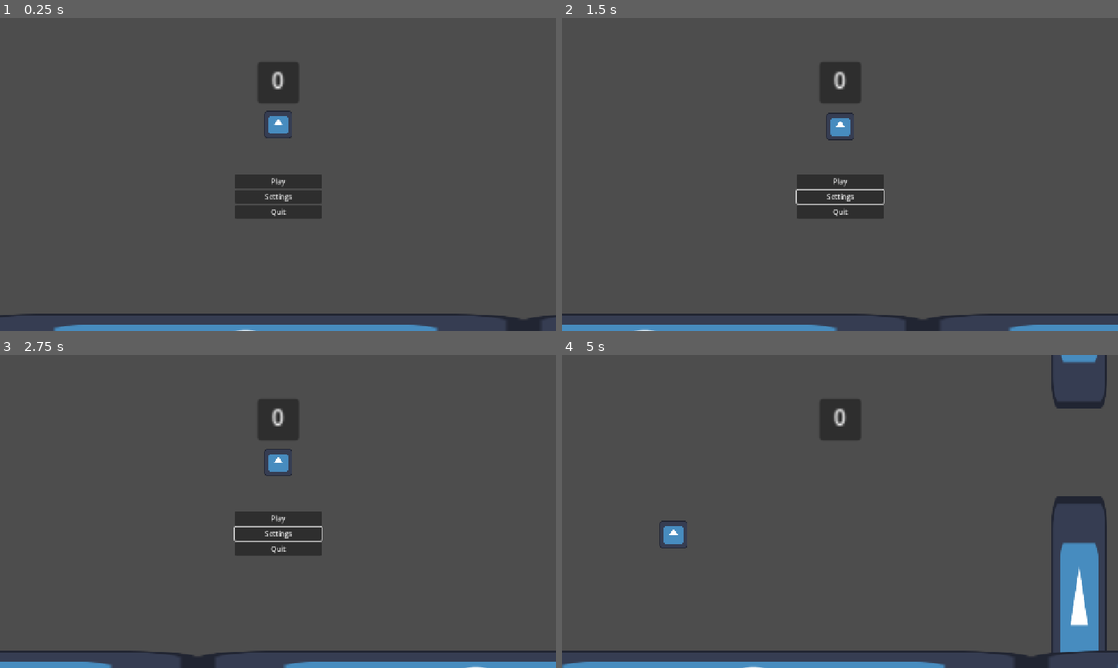
Above: before the commit, frames 1-4 (two rows, left to right).
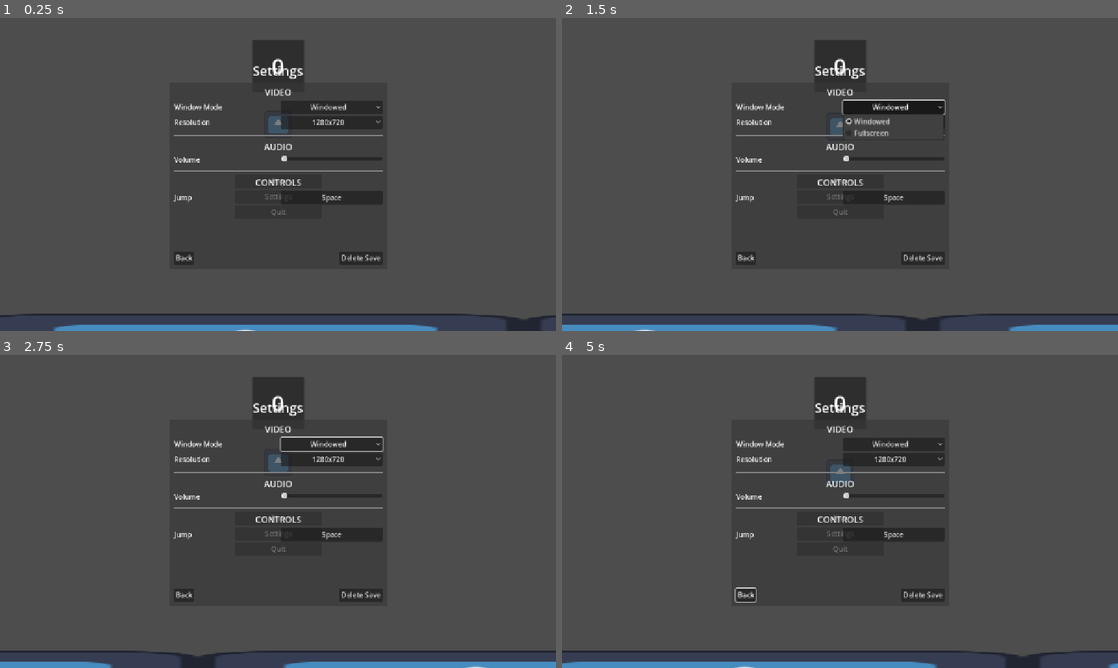
Above: after the commit, the same moments.

Repository: PerroBetto/FlappyLearn-Flappy-bird-clone-to-learn-GODOT-
Game: Godot game, scene res://Scenes/menu.tscn
Two runs of this game, one before a commit and one after it. Both use one fixed random seed, a clock stepped at 60 frames per second and the inputs below. The engine's default icon, where the game draws it, is replaced by a stand-in: a white triangle on a blue panel in a dark square.
Inputs (mouse positions are in pixels of both pictures, inside the frame that each line leads up to):
- Up to frame 1 (0.25 s): no input
- Up to frame 2 (1.5 s): click "Settings" at 0.5 s; click (895, 105) at 1.25 s, where only the run after the commit has a clickable "Windowed"
- Up to frame 3 (2.75 s): click (333, 458) at 2 s, where only the run after the commit has a clickable "1280x720"
- Up to frame 4 (5 s): click (895, 533) at 2.75 s, where only the run after the commit has a clickable "Space"; click (745, 596) at 3.5 s, where only the run after the commit has a clickable "Back"; click "Play" at 4.25 s

The runs differ from the first frame. In frame 1, 4.6% of the frame differs, in the area x 31-69%, y 7-79%; in frame 2, 4.3%; in frame 3, 4.9%; in frame 4, 10%, in the area x 0-100%, y 0-100%.

Commit message:
Changed score_board_ui to be correct and consistent with other ui, added settings scene with skeleton for settings ui

Diff:
--- a/Scenes/UI/score_board_ui.tscn
+++ b/Scenes/UI/score_board_ui.tscn
@@ -13,26 +13,29 @@
 metadata/_edit_use_anchors_ = true
 
 [node name="PanelContainer" type="PanelContainer" parent="."]
-custom_minimum_size = Vector2(32, 32)
 layout_mode = 1
 anchors_preset = -1
 anchor_left = 0.5
-anchor_top = 0.139
+anchor_top = 0.069
 anchor_right = 0.5
-anchor_bottom = 0.139
-offset_left = -48.0
-offset_top = -0.0800095
-offset_right = -16.0
-offset_bottom = 31.92
-scale = Vector2(3, 3)
-metadata/_edit_use_anchors_ = true
-metadata/_edit_group_ = true
+anchor_bottom = 0.069
+offset_left = -60.0
+offset_top = 0.319996
+offset_right = 60.0
+offset_bottom = 120.32
+grow_horizontal = 2
 
 [node name="MarginContainer" type="MarginContainer" parent="PanelContainer"]
 layout_mode = 2
-size_flags_horizontal = 4
-size_flags_vertical = 4
+theme_override_constants/margin_left = 5
+theme_override_constants/margin_top = 5
+theme_override_constants/margin_right = 5
+theme_override_constants/margin_bottom = 5
 
-[node name="Score" type="Label" parent="PanelContainer/MarginContainer"]
+[node name="CenterContainer" type="CenterContainer" parent="PanelContainer/MarginContainer"]
 layout_mode = 2
+
+[node name="Score" type="Label" parent="PanelContainer/MarginContainer/CenterContainer"]
+layout_mode = 2
+theme_override_font_sizes/font_size = 50
 text = "N/A"
--- /dev/null
+++ b/Scenes/UI/settings.tscn
@@ -0,0 +1,167 @@
+[gd_scene load_steps=3 format=3 uid="uid://cn1t6f2qp83dp"]
+
+[sub_resource type="StyleBoxFlat" id="StyleBoxFlat_8b3at"]
+bg_color = Color(0.215686, 0.215686, 0.215686, 0.65098)
+
+[sub_resource type="StyleBoxEmpty" id="StyleBoxEmpty_8b3at"]
+
+[node name="Settings" type="Control"]
+layout_mode = 3
+anchors_preset = 15
+anchor_right = 1.0
+anchor_bottom = 1.0
+grow_horizontal = 2
+grow_vertical = 2
+
+[node name="VBoxContainer" type="VBoxContainer" parent="."]
+layout_mode = 1
+anchors_preset = -1
+anchor_left = 0.5
+anchor_top = 0.139
+anchor_right = 0.5
+anchor_bottom = 0.139
+offset_left = -250.0
+offset_top = -0.0800095
+offset_right = 250.0
+offset_bottom = 499.92
+
+[node name="SettingsLabel" type="Label" parent="VBoxContainer"]
+layout_mode = 2
+size_flags_horizontal = 4
+theme_override_font_sizes/font_size = 30
+text = "Settings"
+
+[node name="PanelContainer" type="PanelContainer" parent="VBoxContainer"]
+layout_mode = 2
+theme_override_styles/panel = SubResource("StyleBoxFlat_8b3at")
+
+[node name="MarginContainer" type="MarginContainer" parent="VBoxContainer/PanelContainer"]
+layout_mode = 2
+theme_override_constants/margin_left = 10
+theme_override_constants/margin_top = 10
+theme_override_constants/margin_right = 10
+theme_override_constants/margin_bottom = 10
+
+[node name="VBoxContainer" type="VBoxContainer" parent="VBoxContainer/PanelContainer/MarginContainer"]
+layout_mode = 2
+
+[node name="VideoLabel" type="Label" parent="VBoxContainer/PanelContainer/MarginContainer/VBoxContainer"]
+layout_mode = 2
+size_flags_horizontal = 4
+theme_override_font_sizes/font_size = 20
+text = "VIDEO"
+
+[node name="WinMode" type="HBoxContainer" parent="VBoxContainer/PanelContainer/MarginContainer/VBoxContainer"]
+layout_mode = 2
+
+[node name="Label" type="Label" parent="VBoxContainer/PanelContainer/MarginContainer/VBoxContainer/WinMode"]
+layout_mode = 2
+size_flags_horizontal = 3
+text = "Window Mode"
+
+[node name="VSeparator" type="VSeparator" parent="VBoxContainer/PanelContainer/MarginContainer/VBoxContainer/WinMode"]
+layout_mode = 2
+size_flags_horizontal = 0
+
+[node name="OptionButton" type="OptionButton" parent="VBoxContainer/PanelContainer/MarginContainer/VBoxContainer/WinMode"]
+layout_mode = 2
+size_flags_horizontal = 3
+alignment = 1
+expand_icon = true
+selected = 0
+item_count = 2
+popup/item_0/text = "Windowed"
+popup/item_0/id = 0
+popup/item_1/text = "Fullscreen"
+popup/item_1/id = 1
+
+[node name="WinResolution" type="HBoxContainer" parent="VBoxContainer/PanelContainer/MarginContainer/VBoxContainer"]
+layout_mode = 2
+
+[node name="Label" type="Label" parent="VBoxContainer/PanelContainer/MarginContainer/VBoxContainer/WinResolution"]
+layout_mode = 2
+size_flags_horizontal = 3
+text = "Resolution"
+
+[node name="VSeparator" type="VSeparator" parent="VBoxContainer/PanelContainer/MarginContainer/VBoxContainer/WinResolution"]
+layout_mode = 2
+size_flags_horizontal = 4
+
+[node name="OptionButton" type="OptionButton" parent="VBoxContainer/PanelContainer/MarginContainer/VBoxContainer/WinResolution"]
+layout_mode = 2
+size_flags_horizontal = 3
+alignment = 1
+selected = 0
+item_count = 1
+popup/item_0/text = "1280x720"
+popup/item_0/id = 0
+
+[node name="HS2" type="HSeparator" parent="VBoxContainer/PanelContainer/MarginContainer/VBoxContainer"]
+layout_mode = 2
+theme_override_constants/separation = 20
+
+[node name="AudioLabel" type="Label" parent="VBoxContainer/PanelContainer/MarginContainer/VBoxContainer"]
+layout_mode = 2
+size_flags_horizontal = 4
+theme_override_font_sizes/font_size = 20
+text = "AUDIO"
+
+[node name="Volume" type="HBoxContainer" parent="VBoxContainer/PanelContainer/MarginContainer/VBoxContainer"]
+layout_mode = 2
+
+[node name="Label" type="Label" parent="VBoxContainer/PanelContainer/MarginContainer/VBoxContainer/Volume"]
+layout_mode = 2
+size_flags_horizontal = 3
+text = "Volume"
+
+[node name="VSeparator" type="VSeparator" parent="VBoxContainer/PanelContainer/MarginContainer/VBoxContainer/Volume"]
+layout_mode = 2
+size_flags_horizontal = 4
+
+[node name="HSlider" type="HSlider" parent="VBoxContainer/PanelContainer/MarginContainer/VBoxContainer/Volume"]
+layout_mode = 2
+size_flags_horizontal = 3
+
+[node name="HS3" type="HSeparator" parent="VBoxContainer/PanelContainer/MarginContainer/VBoxContainer"]
+layout_mode = 2
+theme_override_constants/separation = 20
+
+[node name="Controls" type="Label" parent="VBoxContainer/PanelContainer/MarginContainer/VBoxContainer"]
+layout_mode = 2
+size_flags_horizontal = 4
+theme_override_font_sizes/font_size = 20
+text = "CONTROLS"
+
+[node name="Jump" type="HBoxContainer" parent="VBoxContainer/PanelContainer/MarginContainer/VBoxContainer"]
+layout_mode = 2
+
+[node name="Label" type="Label" parent="VBoxContainer/PanelContainer/MarginContainer/VBoxContainer/Jump"]
+layout_mode = 2
+size_flags_horizontal = 3
+text = "Jump"
+
+[node name="VSeparator" type="VSeparator" parent="VBoxContainer/PanelContainer/MarginContainer/VBoxContainer/Jump"]
+layout_mode = 2
+
+[node name="Button" type="Button" parent="VBoxContainer/PanelContainer/MarginContainer/VBoxContainer/Jump"]
+layout_mode = 2
+size_flags_horizontal = 3
+text = "Space"
+
+[node name="HS4" type="HSeparator" parent="VBoxContainer/PanelContainer/MarginContainer/VBoxContainer"]
+layout_mode = 2
+theme_override_constants/separation = 100
+theme_override_styles/separator = SubResource("StyleBoxEmpty_8b3at")
+
+[node name="HBoxContainer" type="HBoxContainer" parent="VBoxContainer/PanelContainer/MarginContainer/VBoxContainer"]
+layout_mode = 2
+
+[node name="Back" type="Button" parent="VBoxContainer/PanelContainer/MarginContainer/VBoxContainer/HBoxContainer"]
+layout_mode = 2
+text = "Back
+"
+
+[node name="ResetSave" type="Button" parent="VBoxContainer/PanelContainer/MarginContainer/VBoxContainer/HBoxContainer"]
+layout_mode = 2
+size_flags_horizontal = 10
+text = "Delete Save"
--- a/Scenes/menu.tscn
+++ b/Scenes/menu.tscn
@@ -1,16 +1,22 @@
-[gd_scene load_steps=6 format=3 uid="uid://8wfunbx3p8jo"]
+[gd_scene load_steps=7 format=3 uid="uid://8wfunbx3p8jo"]
 
 [ext_resource type="Script" uid="uid://cgygkapifp5hi" path="res://Scripts/mainMenu.gd" id="1_xhh6f"]
 [ext_resource type="PackedScene" uid="uid://740lwoma4etc" path="res://Scenes/UI/score_board_ui.tscn" id="2_cayip"]
 [ext_resource type="PackedScene" uid="uid://ca5f6tamdqp4b" path="res://Scenes/bird/bird.tscn" id="3_cayip"]
 [ext_resource type="Script" uid="uid://crs18af621utf" path="res://Scenes/menu_options.gd" id="3_wwsa2"]
 [ext_resource type="PackedScene" uid="uid://bdf1rixw20yod" path="res://Scenes/wall/floor.tscn" id="4_158mb"]
+[ext_resource type="PackedScene" uid="uid://cn1t6f2qp83dp" path="res://Scenes/UI/settings.tscn" id="4_jsrd8"]
 
 [node name="Menu" type="Node"]
 script = ExtResource("1_xhh6f")
 
 [node name="Camera2D" type="Camera2D" parent="."]
 offset = Vector2(640, 360)
+
+[node name="bird" parent="." instance=ExtResource("3_cayip")]
+
+[node name="Floor" parent="." instance=ExtResource("4_158mb")]
+position = Vector2(640, 744)
 
 [node name="ScoreBoardUI" parent="." instance=ExtResource("2_cayip")]
 
@@ -50,10 +56,8 @@
 layout_mode = 2
 text = "Quit"
 
-[node name="bird" parent="." instance=ExtResource("3_cayip")]
-
-[node name="Floor" parent="." instance=ExtResource("4_158mb")]
-position = Vector2(640, 744)
+[node name="Settings" parent="MenuOptions" instance=ExtResource("4_jsrd8")]
+layout_mode = 1
 
 [connection signal="pressed" from="MenuOptions/VBoxContainer/Play" to="MenuOptions" method="_on_play_pressed"]
 [connection signal="pressed" from="MenuOptions/VBoxContainer/Settings" to="MenuOptions" method="_on_settings_pressed"]
--- a/Scripts/UI/score_board_ui.gd
+++ b/Scripts/UI/score_board_ui.gd
@@ -1,6 +1,6 @@
 extends Control
 
-@onready var Score:Label = $PanelContainer/MarginContainer/Score
+@onready var Score:Label = $PanelContainer/MarginContainer/CenterContainer/Score
 
 var score = 0
 
